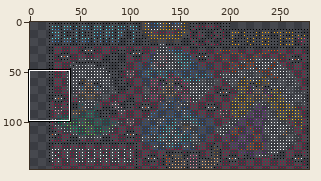
File history of a sprite sheet, overlays/pcb.png. The picture above shows the old version from afar; the outline marks the close-up.
Close-up. Old version:
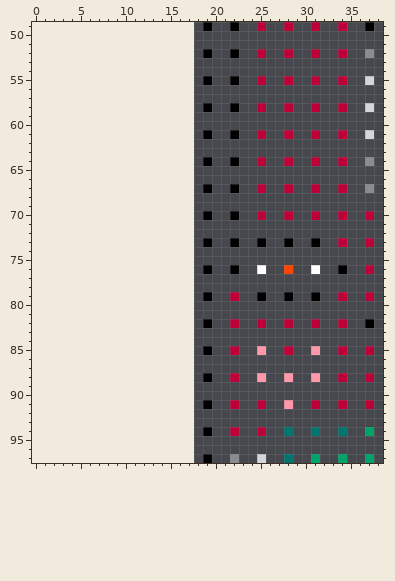
The file is 261x147 pixels. Shown: x 0..38, y 49..97. The old version is drawn lined up with the new one, on the new canvas. The commit also changed other parts of the picture, which this record leaves out.
Now the later version:
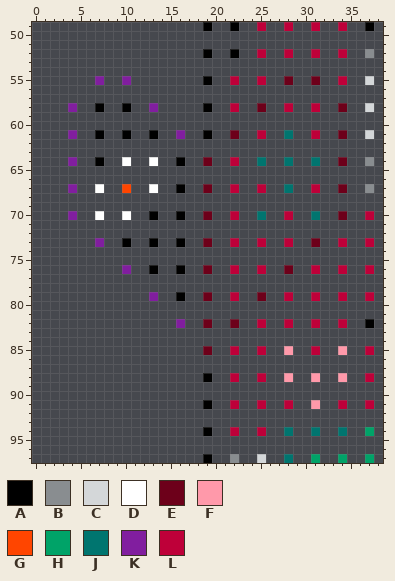
Palette (. is transparent): A #000000  B #898d90  C #d4d7d9  D #ffffff  E #6d001a  F #ff99aa  G #ff4500  H #00a368  J #00756f  K #811e9f  L #be0039
Difference:
canvas 261x147 -> 279x147, the old top-left corner now at 18,0
@@ x 0..38 @@
 54 .......................................
-55 ...................A..A..L..L..L..L..C.
+55 .......K..K........A..L..L..E..E..L..C.
 56 .......................................
 57 .......................................
-58 ...................A..A..L..L..L..L..C.
+58 ....K..A..A..K.....A..L..E..L..L..E..C.
 59 .......................................
 60 .......................................
-61 ...................A..A..L..L..L..L..C.
+61 ....K..A..A..A..K..A..E..L..J..L..E..C.
 62 .......................................
 63 .......................................
-64 ...................A..A..L..L..L..L..B.
+64 ....K..A..D..D..A..E..L..J..J..J..E..B.
 65 .......................................
 66 .......................................
-67 ...................A..A..L..L..L..L..B.
+67 ....K..D..G..D..A..E..L..L..J..L..E..B.
 68 .......................................
 69 .......................................
-70 ...................A..A..L..L..L..L..L.
+70 ....K..D..D..A..A..E..L..J..L..J..E..L.
 71 .......................................
 72 .......................................
-73 ...................A..A..A..A..A..L..L.
+73 .......K..A..A..A..E..L..L..L..E..L..L.
 74 .......................................
 75 .......................................
-76 ...................A..A..D..G..D..A..L.
+76 ..........K..A..A..E..L..L..E..L..L..L.
 77 .......................................
 78 .......................................
-79 ...................A..L..A..A..A..L..L.
+79 .............K..A..E..L..E..L..L..L..L.
 80 .......................................
 81 .......................................
-82 ...................A..L..L..L..L..L..A.
+82 ................K..E..E..L..L..L..L..A.
 83 .......................................
 84 .......................................
-85 ...................A..L..F..L..F..L..L.
+85 ...................E..L..L..F..L..F..L.
 86 .......................................
 87 .......................................
-88 ...................A..L..F..F..F..L..L.
+88 ...................A..L..L..F..F..F..L.
 89 .......................................
 90 .......................................
-91 ...................A..L..L..F..L..L..L.
+91 ...................A..L..L..L..F..L..L.
 92 .......................................
